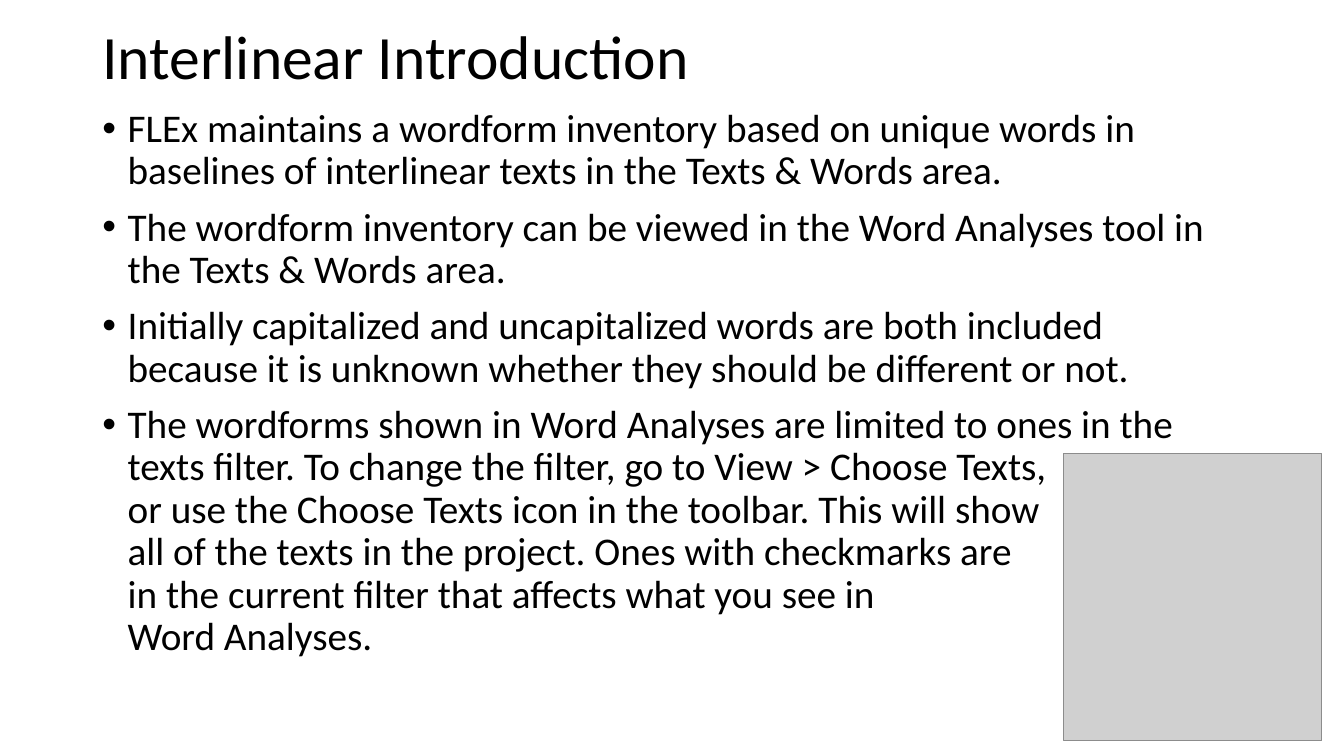
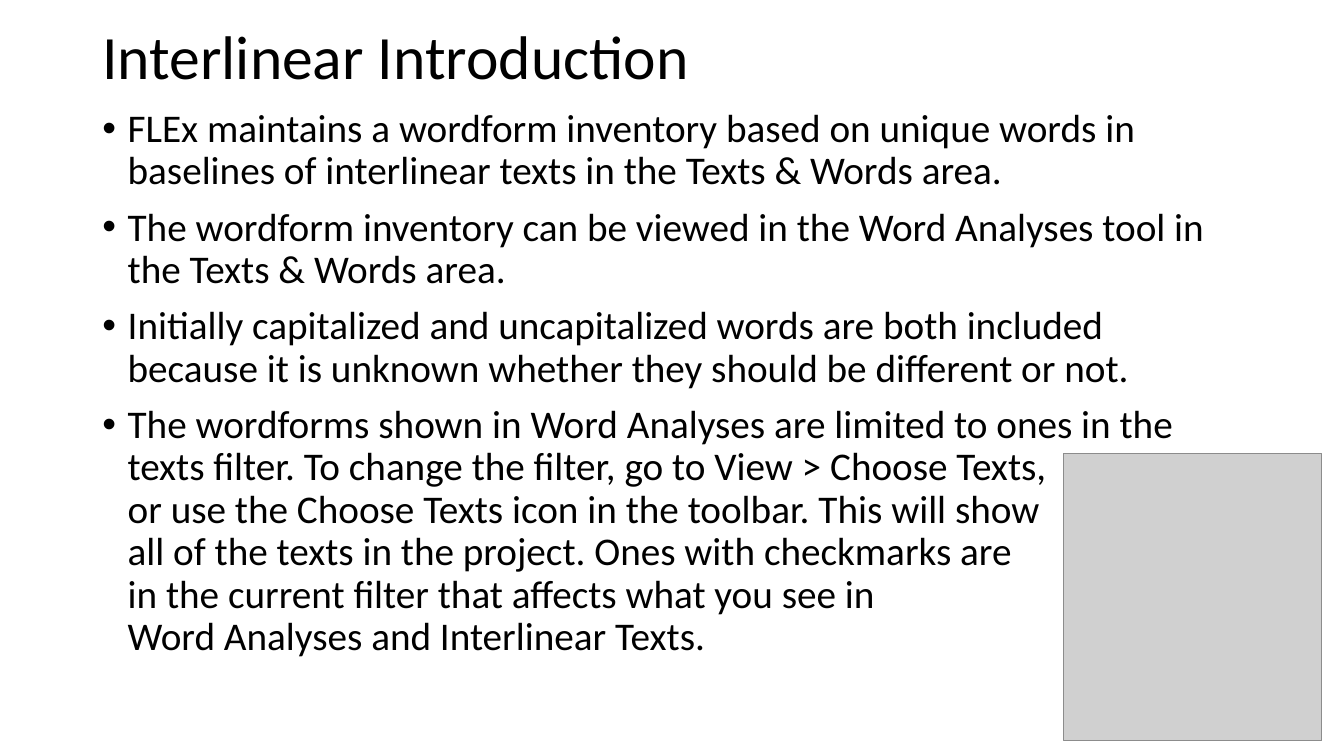
Before and after one commit to sillsdev/FwDocumentation, a slide deck: slide 8 of HelpResourcesSources/TechnicalNotes/FLEx 9.1 Conceptual Model - Grammar and interlinear model.pptx. Drawn at 1344x756 pixels with LibreOffice and Linux fonts; fonts in the diff are those of the drawing; grey boxes stand for pictures. Boxes give left, top, right and bottom in pixels: in the first picture for what was removed or moved away, otherwise in the second. Text is boxed around its words. In the diff, an @@ line names an element or a change of style, - is before the commit and + after.

Commit message:
Updates to conceptual model docs
Fixed powerpoints, diagrams, and word doc.

```diff
--- a/HelpResourcesSources/TechnicalNotes/FLEx 9.1 Conceptual Model - Grammar and interlinear model.pptx
+++ b/HelpResourcesSources/TechnicalNotes/FLEx 9.1 Conceptual Model - Grammar and interlinear model.pptx
@@ text at [128,410,1173,657]: text changed @@
-• The wordforms shown in Word Analyses are limited to ones in the texts filter. To change the filter, go to View > Choose Texts,
-  or use the Choose Texts icon in the toolbar. This will show
-  all of the texts in the project. Ones with checkmarks are
-  in the current filter that affects what you see in
-  Word Analyses.
+• The wordforms shown in Word Analyses are limited to ones in the texts filter. To change the filter, go to View > Choose Texts,
+  or use the Choose Texts icon in the toolbar. This will show
+  all of the texts in the project. Ones with checkmarks are
+  in the current filter that affects what you see in
+  Word Analyses and Interlinear Texts.
```
Also in this commit, not shown: 5 other slides changed, 5 other files.
